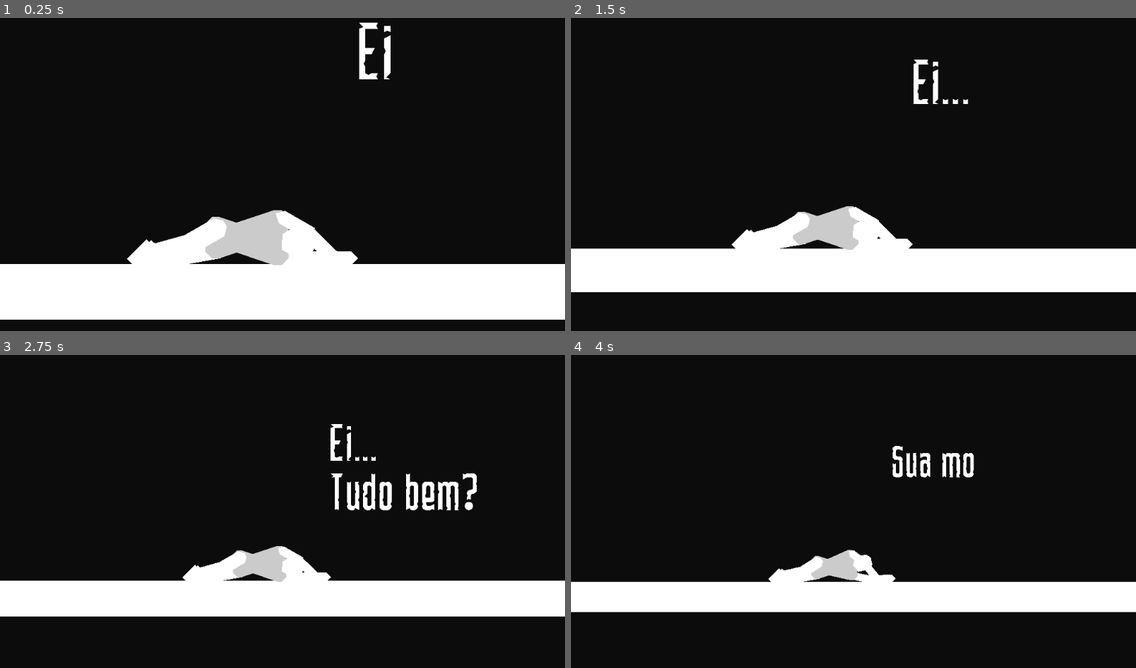
Above: before the commit, frames 1-4 (two rows, left to right).
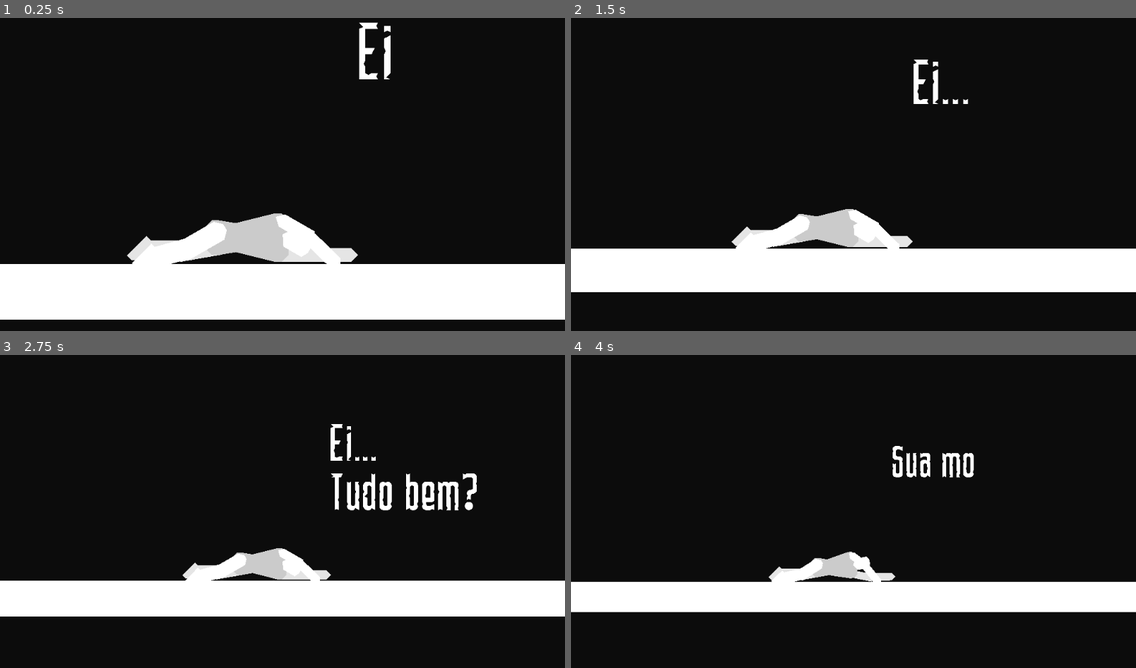
Above: after the commit, the same moments.

Repository: DarknessCatt/Lost-Soul
Game: Godot game, scene res://Maps/Prototype_Dead_World/Prototype_Dead_World.tscn
The game is run twice, just before and just after one commit, with the same random seed, the same clock (stepped at 60 frames per second) and the same inputs.
Inputs:
- Up to frame 1 (0.25 s): no input
- Up to frame 2 (1.5 s): hold C (hero_attack) 0.53-1.28 s; hold Right (hero_right) from 0.53 s (still down); tap Z (hero_jump) at 0.77 s; tap D (hero_heart) at 1.35 s
- Up to frame 3 (2.75 s): tap Z (hero_jump) at 1.52 s; release Right (hero_right) at 2.03 s; hold Left (hero_left) from 2.03 s (still down); hold C (hero_attack) from 2.03 s (still down)
- Up to frame 4 (4 s): release Left (hero_left) at 2.78 s; release C (hero_attack) at 2.78 s; hold Right (hero_right) from 2.78 s (still down); tap D (hero_heart) at 2.85 s; tap Z (hero_jump) at 3.02, 3.77 s; hold C (hero_attack) from 3.53 s (still down)

The runs differ from the first frame. In frame 1, 1.2% of the frame differs, in the area x 22-64%, y 61-80%; in frame 2, 0.8%; in frame 3, 0.5%; in frame 4, 0.4%.

Commit message:
Slim Player Model

Diff:
--- a/Lost_Soul/Entities/Hero/Hero.tscn
+++ b/Lost_Soul/Entities/Hero/Hero.tscn
@@ -3174,7 +3174,7 @@
 "times": PoolRealArray( 0 ),
 "transitions": PoolRealArray( 1 ),
 "update": 0,
-"values": [ Vector2( 12, -28 ) ]
+"values": [ Vector2( 10, -28 ) ]
 }
 tracks/1/type = "value"
 tracks/1/path = NodePath("Body/Hip/Torso/Right_Arm:rotation_degrees")
@@ -3270,7 +3270,7 @@
 "times": PoolRealArray( 0 ),
 "transitions": PoolRealArray( 1 ),
 "update": 0,
-"values": [ Vector2( -12, -28 ) ]
+"values": [ Vector2( -10, -28 ) ]
 }
 tracks/9/type = "value"
 tracks/9/path = NodePath("Body/Hip/Torso/Left_Arm:rotation_degrees")
@@ -3318,7 +3318,7 @@
 "times": PoolRealArray( 0 ),
 "transitions": PoolRealArray( 1 ),
 "update": 0,
-"values": [ Vector2( 6, 8 ) ]
+"values": [ Vector2( 4, 8 ) ]
 }
 tracks/13/type = "value"
 tracks/13/path = NodePath("Body/Hip/Right_Leg:rotation_degrees")
@@ -3390,7 +3390,7 @@
 "times": PoolRealArray( 0 ),
 "transitions": PoolRealArray( 1 ),
 "update": 0,
-"values": [ Vector2( -6, 8 ) ]
+"values": [ Vector2( -4, 8 ) ]
 }
 tracks/19/type = "value"
 tracks/19/path = NodePath("Body/Hip/Left_Leg:rotation_degrees")
@@ -4601,6 +4601,7 @@
 }
 
 [node name="Jab" type="Node2D" parent="Body/Hitboxes"]
+visible = false
 
 [node name="Jab_Hitbox" parent="Body/Hitboxes/Jab" instance=ExtResource( 7 )]
 position = Vector2( 59, -28 )
@@ -4754,7 +4755,8 @@
 disabled = true
 
 [node name="Right_Arm" type="Polygon2D" parent="Body"]
-position = Vector2( 12, -28 )
+position = Vector2( 10, -28 )
+color = Color( 0.9, 0.9, 0.9, 1 )
 offset = Vector2( 30.2005, 27.966 )
 polygon = PoolVector2Array( -30.2005, -31.966, -26.2005, -27.966, -26.2005, -7.96604, -34.2005, -7.96604, -34.2005, -27.966 )
 __meta__ = {
@@ -4762,7 +4764,8 @@
 }
 
 [node name="Right_Hand" type="Polygon2D" parent="Body"]
-position = Vector2( 12, -12 )
+position = Vector2( 10, -12 )
+color = Color( 0.9, 0.9, 0.9, 1 )
 offset = Vector2( 31.8105, 42.7501 )
 polygon = PoolVector2Array( -31.8105, -46.7501, -27.8105, -42.7501, -27.8105, -18.7501, -31.8105, -14.7501, -35.8105, -18.7501, -35.8105, -42.7501 )
 __meta__ = {
@@ -4770,7 +4773,8 @@
 }
 
 [node name="Right_Leg" type="Polygon2D" parent="Body"]
-position = Vector2( 6, 8 )
+position = Vector2( 4, 8 )
+color = Color( 0.9, 0.9, 0.9, 1 )
 offset = Vector2( 28.2005, 31.966 )
 polygon = PoolVector2Array( -30.2005, -35.966, -26.2005, -35.966, -22.2005, -31.966, -22.2005, -7.96604, -34.2005, -7.96604, -34.2005, -31.966 )
 __meta__ = {
@@ -4778,7 +4782,8 @@
 }
 
 [node name="Right_Shin" type="Polygon2D" parent="Body"]
-position = Vector2( 6, 28 )
+position = Vector2( 4, 28 )
+color = Color( 0.9, 0.9, 0.9, 1 )
 offset = Vector2( 29.8696, 42.7614 )
 polygon = PoolVector2Array( -31.8696, -46.7614, -27.8696, -46.7614, -23.8696, -42.7614, -23.8696, -22.7614, -27.8696, -18.7614, -31.8696, -18.7614, -35.8696, -22.7614, -35.8696, -42.7614 )
 __meta__ = {
@@ -4786,7 +4791,8 @@
 }
 
 [node name="Right_Foot" type="Polygon2D" parent="Body"]
-position = Vector2( 6, 50 )
+position = Vector2( 4, 50 )
+color = Color( 0.9, 0.9, 0.9, 1 )
 offset = Vector2( 29.9114, 20.7618 )
 polygon = PoolVector2Array( -23.9114, -22.7618, -19.9114, -18.7618, -19.9114, -14.7618, -35.9114, -14.7618, -35.9114, -22.7618, -31.9114, -26.7618, -27.9114, -26.7618 )
 __meta__ = {
@@ -4796,7 +4802,7 @@
 [node name="Hip" type="Polygon2D" parent="Body"]
 color = Color( 0.8, 0.8, 0.8, 1 )
 offset = Vector2( 0, -12 )
-polygon = PoolVector2Array( -8, 28, -4, 28, 0, 24, 4, 28, 8, 28, 12, 24, 12, 20, 8, 8, -8, 8, -12, 20, -12, 24 )
+polygon = PoolVector2Array( -6, 28, -2, 28, 0, 24, 2, 28, 6, 28, 10, 24, 10, 20, 8, 8, -8, 8.00001, -10, 20, -10, 24 )
 __meta__ = {
 "_edit_ik_": true
 }
@@ -4804,7 +4810,7 @@
 [node name="Torso" type="Polygon2D" parent="Body/Hip"]
 color = Color( 0.8, 0.8, 0.8, 1 )
 offset = Vector2( 0, -16 )
-polygon = PoolVector2Array( -7.99883, 16.1367, 7.99883, 15.8633, 16, -8, 16, -12, 12, -16, -12, -16, -16, -12, -16, -8 )
+polygon = PoolVector2Array( -7.99883, 16.1367, 7.99883, 15.8633, 14, -8, 14, -12, 10, -16, -10, -16, -14, -12, -14, -8 )
 
 [node name="Hurtbox" parent="Body/Hip/Torso" instance=ExtResource( 9 )]
 visible = false
@@ -4823,7 +4829,7 @@
 [node name="Head" type="Polygon2D" parent="Body/Hip/Torso"]
 position = Vector2( 0, -32 )
 offset = Vector2( 0, -16 )
-polygon = PoolVector2Array( -8, 16, 0, 20, 8, 16, 8, 4, 4, 0, -4, 0, -8, 4 )
+polygon = PoolVector2Array( -6, 16, 0, 20, 6, 16, 6, 4, 2, 2, -2, 2, -6, 4 )
 __meta__ = {
 "_edit_ik_": true
 }
@@ -4835,7 +4841,7 @@
 }
 
 [node name="Left_Arm" type="Polygon2D" parent="Body/Hip/Torso"]
-position = Vector2( -12, -28 )
+position = Vector2( -10, -28 )
 offset = Vector2( 30.2005, 27.966 )
 polygon = PoolVector2Array( -30.2005, -31.966, -26.2005, -27.966, -26.2005, -7.96604, -34.2005, -7.96604, -34.193, -27.5603 )
 __meta__ = {
@@ -4861,7 +4867,7 @@
 color = Color( 0.976471, 0.376471, 0.376471, 1 )
 
 [node name="Right_Arm" type="RemoteTransform2D" parent="Body/Hip/Torso"]
-position = Vector2( 12, -28 )
+position = Vector2( 10, -28 )
 remote_path = NodePath("../../../Right_Arm")
 __meta__ = {
 "_edit_ik_": true
@@ -4886,7 +4892,7 @@
 color = Color( 0.976471, 0.376471, 0.376471, 1 )
 
 [node name="Left_Leg" type="Polygon2D" parent="Body/Hip"]
-position = Vector2( -6, 8 )
+position = Vector2( -4, 8 )
 scale = Vector2( 1, 1 )
 offset = Vector2( 28.2005, 31.966 )
 polygon = PoolVector2Array( -30.2005, -35.966, -26.2005, -35.966, -22.2005, -31.966, -22.2005, -7.96604, -34.2005, -7.96602, -34.2005, -31.966 )
@@ -4918,7 +4924,7 @@
 }
 
 [node name="Right_Leg" type="RemoteTransform2D" parent="Body/Hip"]
-position = Vector2( 6, 8 )
+position = Vector2( 4, 8 )
 remote_path = NodePath("../../Right_Leg")
 __meta__ = {
 "_edit_ik_": true
